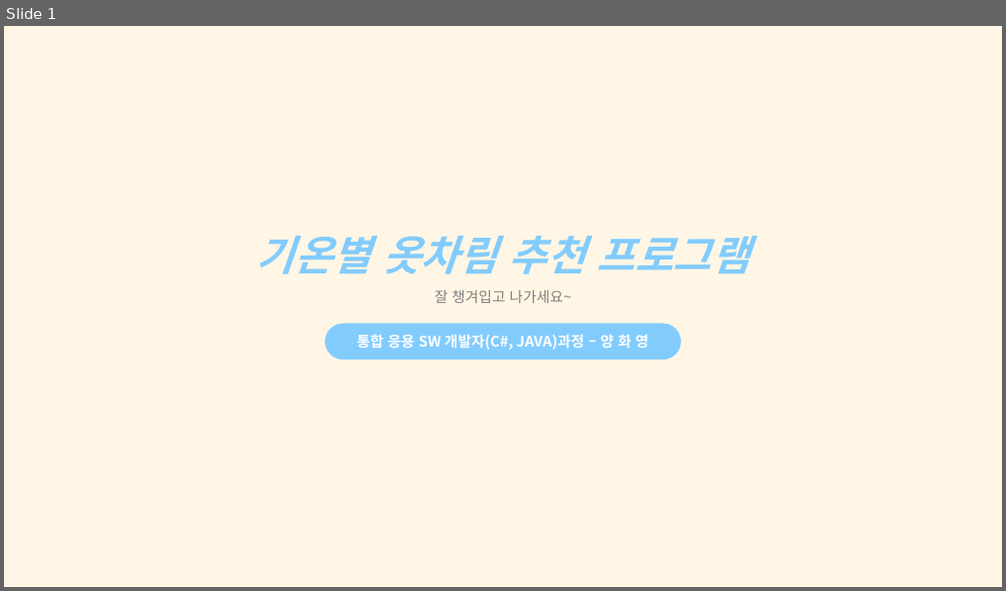
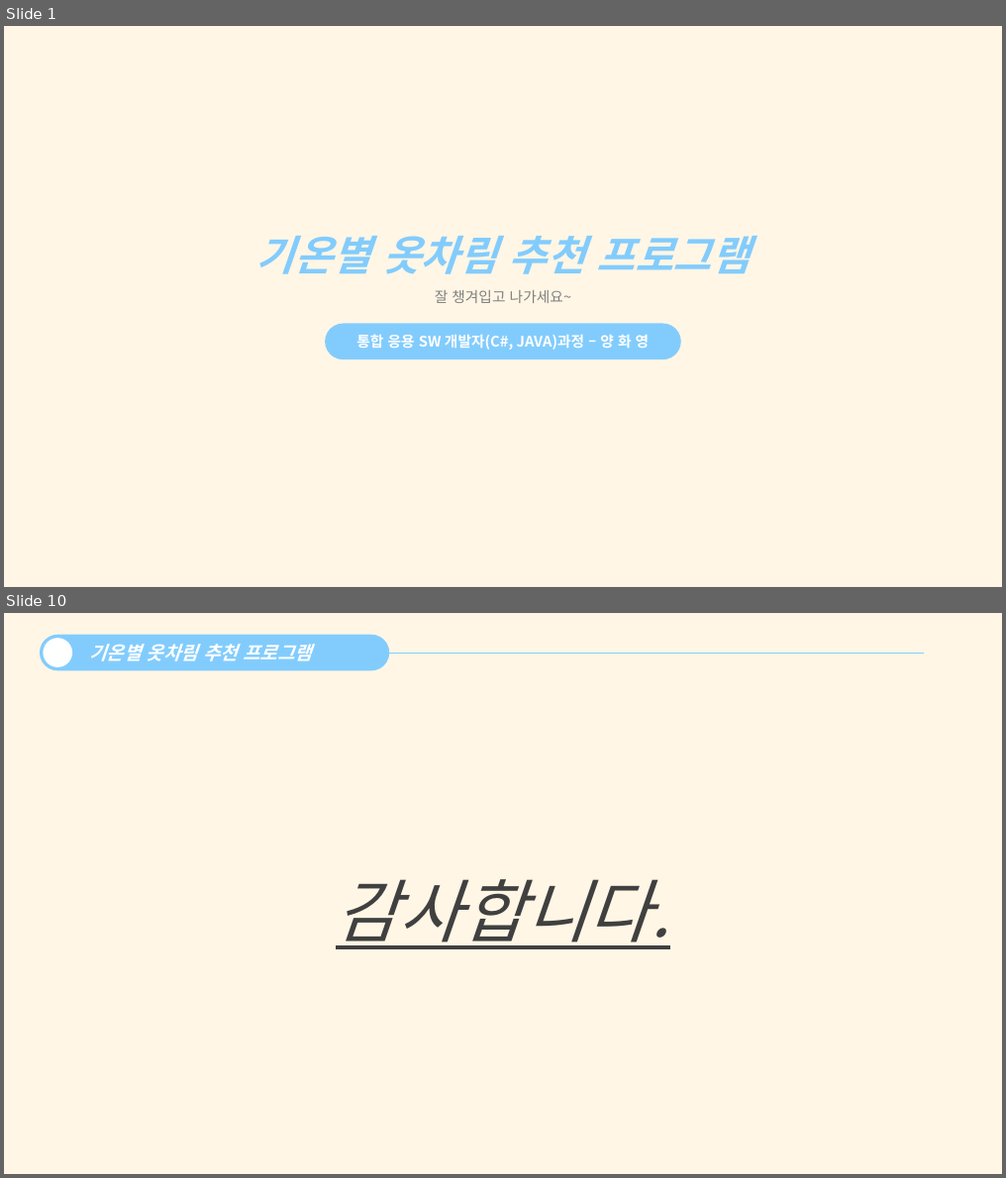
Before and after one commit to galaxy-light/201126-210604, a slide deck: 포트폴리오/C#/날씨 확인 프로그램/기온별 옷차림 추천 프로그램 - 양화영.pptx. Shown one above the other, each under a label of ours: slide 1 before the commit, slides 1 and 10 after it; the slides between them are not shown. The pictures are 1006x591 and 1006x1178 pixels, drawn with LibreOffice and Linux fonts; fonts in the diff are those of the drawing. Boxes give left, top, right and bottom in pixels: in the first picture for what was removed or moved away, otherwise in the second. Text is boxed around its words. In the diff, an @@ line names an element or a change of style, - is before the commit and + after.

```diff
--- a/포트폴리오/C#/날씨 확인 프로그램/기온별 옷차림 추천 프로그램 - 양화영.pptx
+++ b/포트폴리오/C#/날씨 확인 프로그램/기온별 옷차림 추천 프로그램 - 양화영.pptx
@@ slide 10 added at [4, 613, 1002, 1174], background #FFF6E5 @@
@@ rounded rectangle added at [40, 635, 389, 671], fill #82CCFD, 18 pt, text #FFFFFF, bold, italic @@
+  기온별 옷차림 추천 프로그램
@@ ellipse added at [43, 638, 72, 666], fill #FFFFFF @@
@@ line added from (364, 653) to (925, 653), #82CCFD 0.5 pt @@
@@ text added at [336, 879, 670, 950], 66 pt, text #404040, italic, underline @@
+감사합니다.
```
Also in this commit, not shown: 5 slides changed, 3 other slides added, 2 slides removed, 15 other files.
